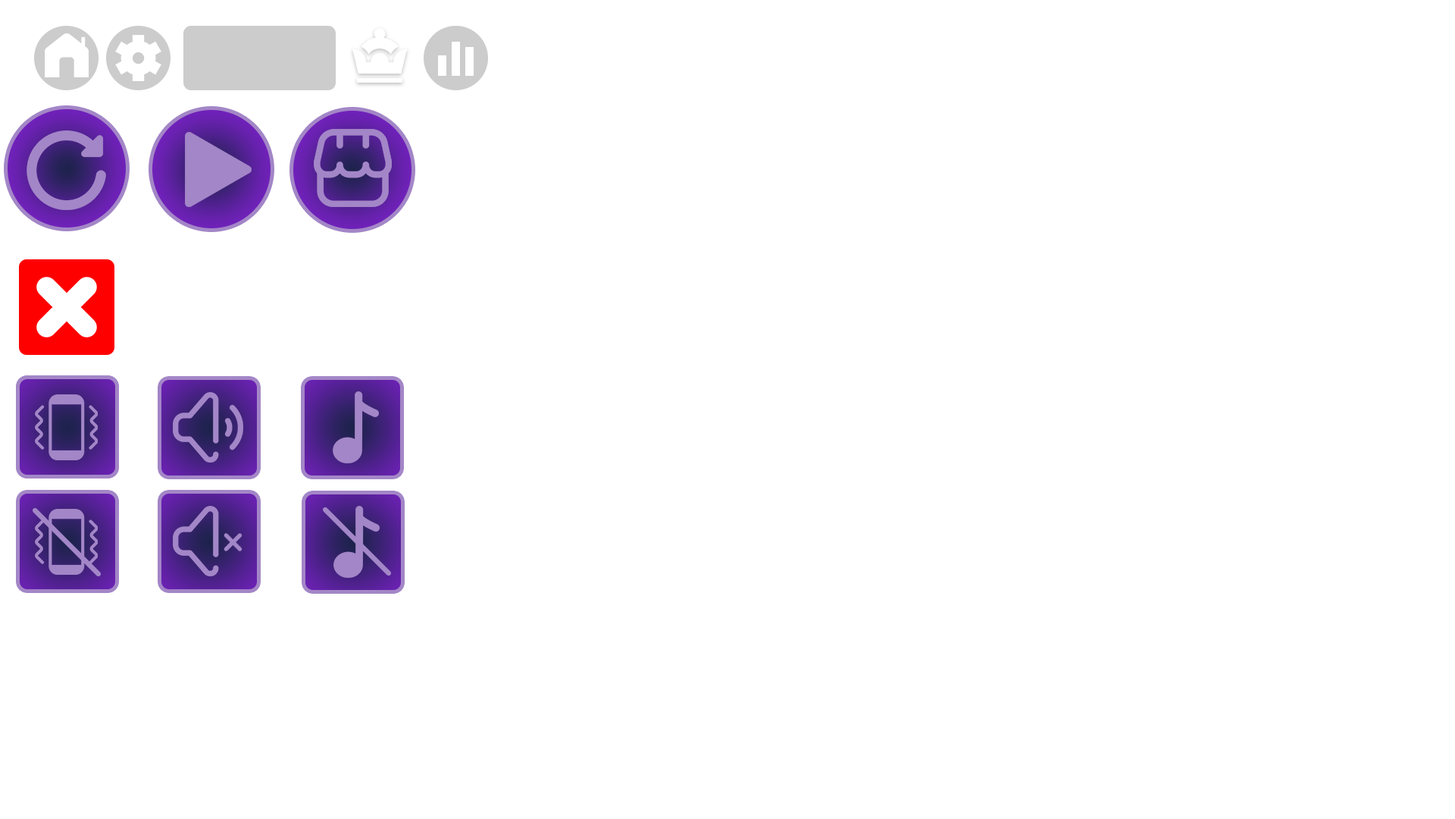
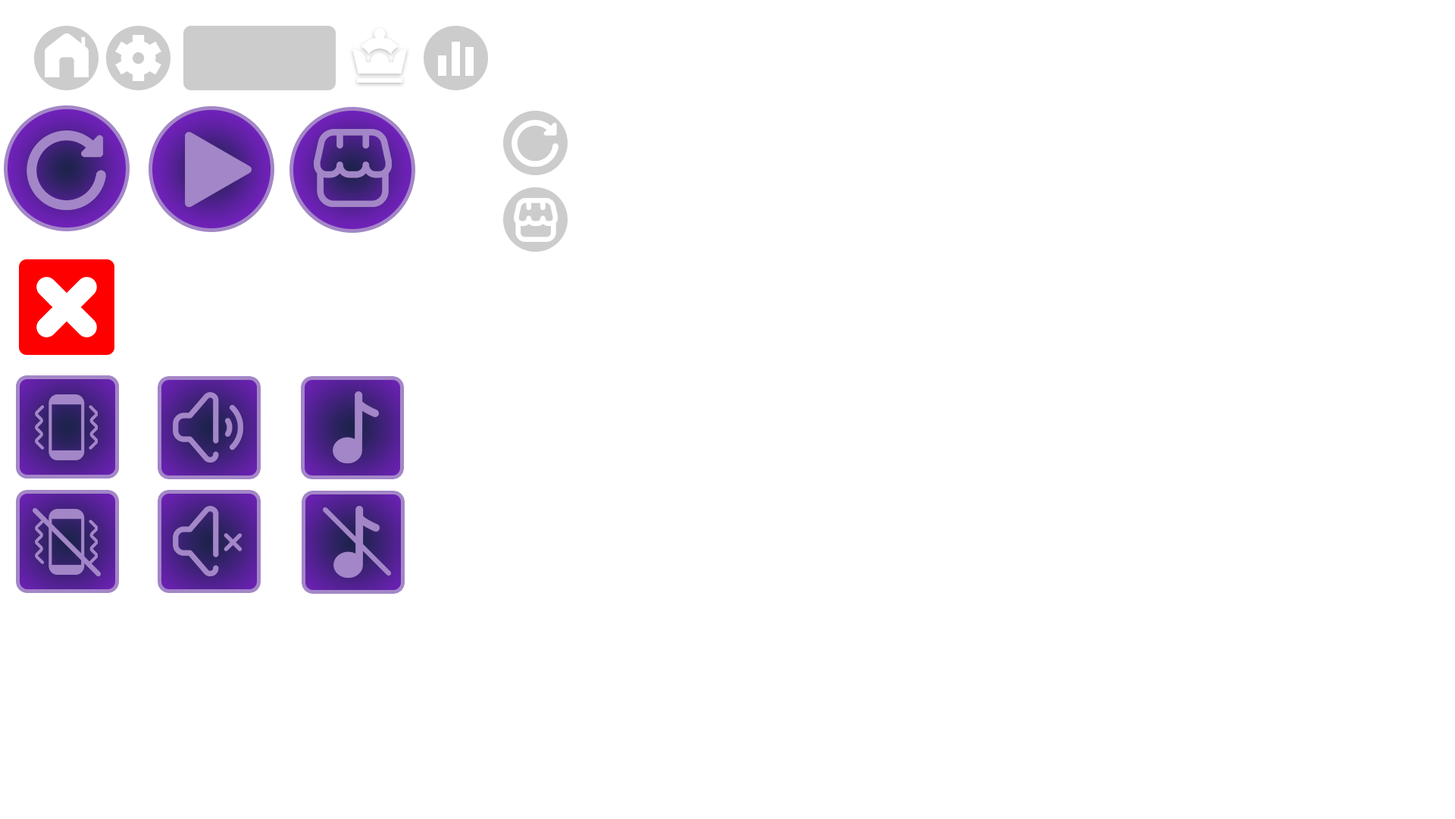
Before/after of a 1455 × 819 layered artwork. What changed in the layer stack:
added group "ShopButtonDark" with 2 layers above "RestartButtonDark" over (503, 187, 568, 252)
added layer "shop копия" in group "ShopButtonDark" over (514, 198, 558, 242)
added layer "Эллипс 1" (1st of 3, in "ShopButtonDark") (20%) in group "ShopButtonDark" over (503, 187, 568, 252)
added group "RestartButtonDark" with 2 layers above "HomeButton" over (503, 110, 568, 176)
added layer "rotate-right копия" in group "RestartButtonDark" over (511, 119, 559, 167)
added layer "Эллипс 1" (2nd of 3, in "RestartButtonDark") (20%) in group "RestartButtonDark" over (503, 110, 568, 176)
